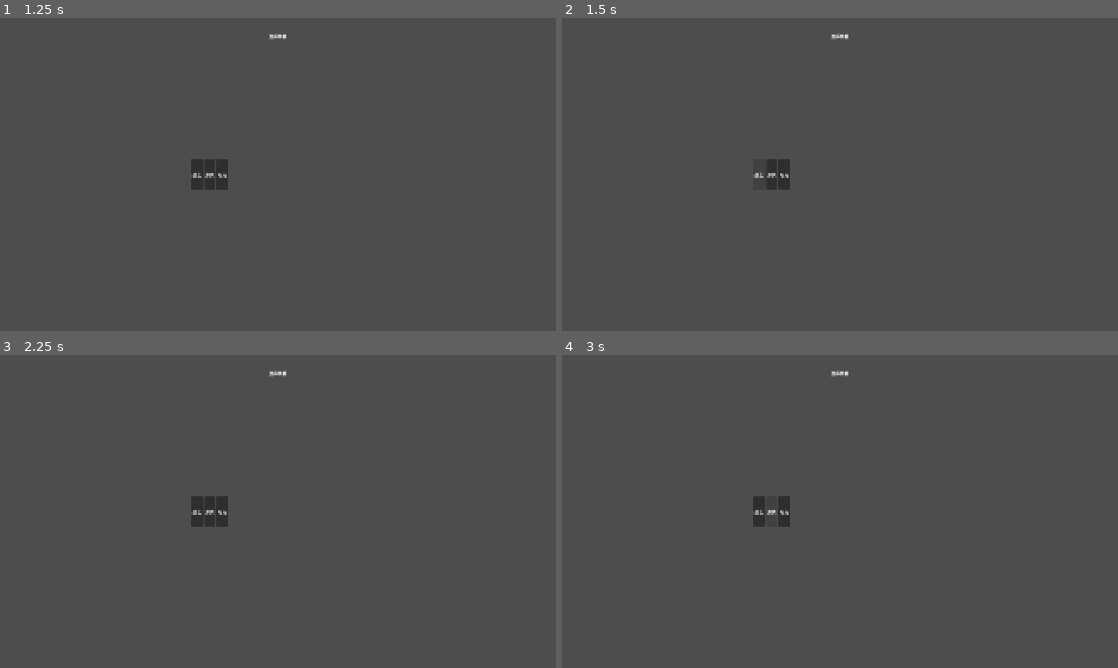
Above: before the commit, frames 1-4 (two rows, left to right).
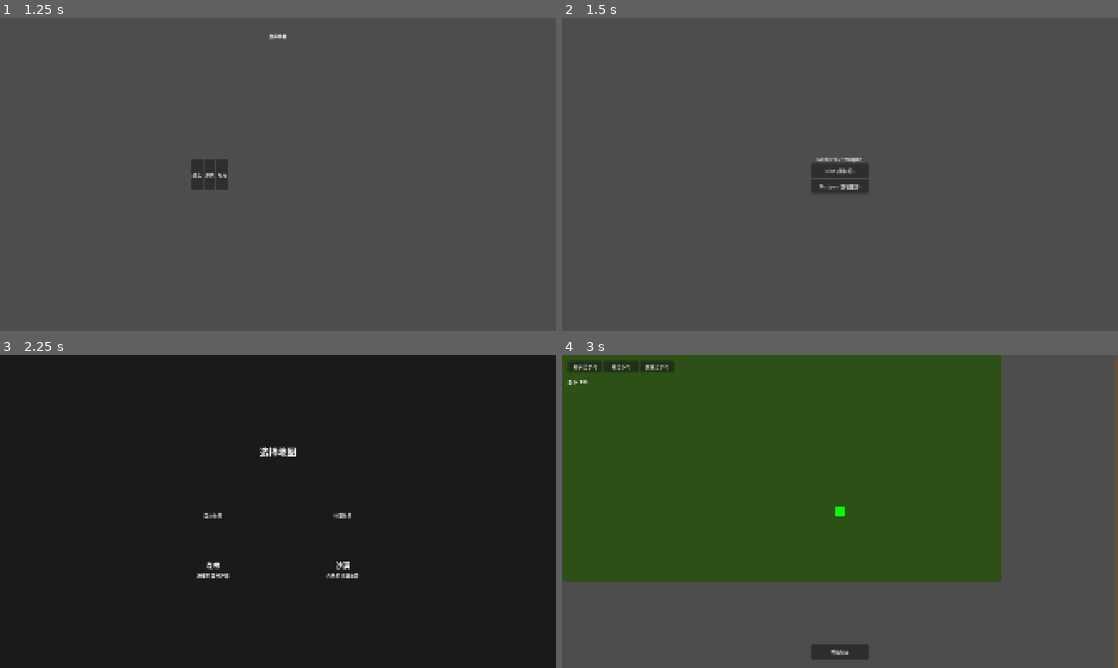
Above: after the commit, the same moments.

Repository: felang/utoland
Game: Godot game, scene res://scenes/ui/start_menu.tscn
The game is run twice, just before and just after one commit, with the same random seed, the same clock (stepped at 60 frames per second) and the same inputs.
Inputs (mouse positions are in pixels of both pictures, inside the frame that each line leads up to):
- Up to frame 1 (1.25 s): click "Start Game" at 0.5 s
- Up to frame 2 (1.5 s): click "战士" at 1.25 s
- Up to frame 3 (2.25 s): click (278, 508) at 2 s, where only the run after the commit has a clickable "Rifle (速射枪)"
- Up to frame 4 (3 s): click (773, 514) at 2.75 s, where only the run after the commit has a clickable "森林地图"

Frame 1 is identical in both runs. In frame 2, 1.3% of the frame differs, in the area x 34-56%, y 5-56%; in frame 3, 99%, in the area x 0-100%, y 0-100%; in frame 4, 58%.

Commit message:
refactor: update scene script paths to new directory structure

Diff:
--- a/scenes/bullet.tscn
+++ b/scenes/bullet.tscn
@@ -1,6 +1,6 @@
 [gd_scene format=3 uid="uid://bitymgo1g1o26"]
 
-[ext_resource type="Script" uid="uid://bjbwijr1iu4l4" path="res://scripts/bullet.gd" id="1_mkf8s"]
+[ext_resource type="Script" uid="uid://bjbwijr1iu4l4" path="res://scripts/entities/bullet.gd" id="1_mkf8s"]
 
 [sub_resource type="RectangleShape2D" id="RectangleShape2D_h1aey"]
 size = Vector2(8, 8)
--- a/scenes/character_selection.tscn
+++ b/scenes/character_selection.tscn
@@ -1,6 +1,6 @@
 [gd_scene load_steps=2 format=3]
 
-[ext_resource type="Script" path="res://scripts/character_selection.gd" id="1_xxxxx"]
+[ext_resource type="Script" path="res://scripts/ui/character_selection.gd" id="1_xxxxx"]
 
 [node name="root" type="Control" unique_id=282648690]
 script = ExtResource("1_xxxxx")
--- a/scenes/coin.tscn
+++ b/scenes/coin.tscn
@@ -1,6 +1,6 @@
 [gd_scene format=3 uid="uid://c4dhgfb6qie02"]
 
-[ext_resource type="Script" uid="uid://kxsdry28caou" path="res://scripts/coin.gd" id="1_rwqht"]
+[ext_resource type="Script" uid="uid://kxsdry28caou" path="res://scripts/entities/coin.gd" id="1_rwqht"]
 
 [sub_resource type="CircleShape2D" id="CircleShape2D_rwqht"]
 radius = 8.0
--- a/scenes/enemies/enemy_fast.tscn
+++ b/scenes/enemies/enemy_fast.tscn
@@ -1,6 +1,6 @@
 [gd_scene format=3 uid="uid://bxlj77kpxroab"]
 
-[ext_resource type="Script" uid="uid://b1ohisgqjft26" path="res://scripts/enemy.gd" id="1_onop2"]
+[ext_resource type="Script" uid="uid://b1ohisgqjft26" path="res://scripts/entities/enemy.gd" id="1_onop2"]
 
 [sub_resource type="RectangleShape2D" id="RectangleShape2D_t5l71"]
 size = Vector2(32, 32)
--- a/scenes/enemies/enemy_normal.tscn
+++ b/scenes/enemies/enemy_normal.tscn
@@ -1,6 +1,6 @@
 [gd_scene format=3 uid="uid://5iglv6nvabcq"]
 
-[ext_resource type="Script" uid="uid://b1ohisgqjft26" path="res://scripts/enemy.gd" id="1_onop2"]
+[ext_resource type="Script" uid="uid://b1ohisgqjft26" path="res://scripts/entities/enemy.gd" id="1_onop2"]
 
 [sub_resource type="RectangleShape2D" id="RectangleShape2D_t5l71"]
 size = Vector2(32, 32)
--- a/scenes/enemies/enemy_tank.tscn
+++ b/scenes/enemies/enemy_tank.tscn
@@ -1,6 +1,6 @@
 [gd_scene format=3 uid="uid://c1natg0slsxfx"]
 
-[ext_resource type="Script" uid="uid://b1ohisgqjft26" path="res://scripts/enemy.gd" id="1_onop2"]
+[ext_resource type="Script" uid="uid://b1ohisgqjft26" path="res://scripts/entities/enemy.gd" id="1_onop2"]
 
 [sub_resource type="RectangleShape2D" id="RectangleShape2D_t5l71"]
 size = Vector2(48, 48)
--- a/scenes/main.tscn
+++ b/scenes/main.tscn
@@ -1,10 +1,10 @@
 [gd_scene format=3 uid="uid://8ybblxtktrdo"]
 
-[ext_resource type="Script" path="res://scripts/main.gd" id="1_main"]
+[ext_resource type="Script" path="res://scripts/ui/main.gd" id="1_main"]
 [ext_resource type="PackedScene" uid="uid://c45jgyl4kxvbv" path="res://scenes/player.tscn" id="1_0wfyh"]
-[ext_resource type="Script" uid="uid://b0j68ldejylty" path="res://scripts/enemy_spawner.gd" id="2_0wfyh"]
+[ext_resource type="Script" uid="uid://b0j68ldejylty" path="res://scripts/systems/enemy_spawner.gd" id="2_0wfyh"]
 [ext_resource type="PackedScene" uid="uid://cw1ribon6hcfu" path="res://scenes/ui/hud.tscn" id="4_tbgi4"]
-[ext_resource type="Script" uid="uid://spn074bn5fw7" path="res://scripts/wave_manager.gd" id="6_tefeu"]
+[ext_resource type="Script" uid="uid://spn074bn5fw7" path="res://scripts/systems/wave_manager.gd" id="6_tefeu"]
 [ext_resource type="PackedScene" uid="uid://5u5tndodgthf" path="res://scenes/map_boundary.tscn" id="7_o6xl0"]
 
 [node name="Main" type="Node2D" unique_id=1198174103]
--- a/scenes/placement.tscn
+++ b/scenes/placement.tscn
@@ -1,7 +1,7 @@
 [gd_scene format=3 uid="uid://bp4t00cgojrun"]
 
 [ext_resource type="PackedScene" uid="uid://c45jgyl4kxvbv" path="res://scenes/player.tscn" id="1_8iydn"]
-[ext_resource type="Script" uid="uid://c4msbgxwl6v8l" path="res://scripts/placement.gd" id="1_faaep"]
+[ext_resource type="Script" uid="uid://c4msbgxwl6v8l" path="res://scripts/ui/placement.gd" id="1_faaep"]
 [ext_resource type="Script" uid="uid://bmd64dp53aq51" path="res://scripts/player.gd" id="2_faaep"]
 [ext_resource type="PackedScene" uid="uid://5u5tndodgthf" path="res://scenes/map_boundary.tscn" id="3_rftas"]
 
--- a/scenes/player.tscn
+++ b/scenes/player.tscn
@@ -1,6 +1,6 @@
 [gd_scene format=3 uid="uid://c45jgyl4kxvbv"]
 
-[ext_resource type="Script" uid="uid://bmd64dp53aq51" path="res://scripts/player.gd" id="1_3vyb7"]
+[ext_resource type="Script" uid="uid://bmd64dp53aq51" path="res://scripts/entities/player.gd" id="1_3vyb7"]
 
 [sub_resource type="RectangleShape2D" id="RectangleShape2D_3vyb7"]
 size = Vector2(32, 32)
--- a/scenes/towers/tower_shooter.tscn
+++ b/scenes/towers/tower_shooter.tscn
@@ -1,6 +1,6 @@
 [gd_scene format=3 uid="uid://r200n4ikcpv2"]
 
-[ext_resource type="Script" uid="uid://ckwxfmslcyshb" path="res://scripts/tower_shooter.gd" id="1_15q5k"]
+[ext_resource type="Script" uid="uid://ckwxfmslcyshb" path="res://scripts/entities/towers/tower_shooter.gd" id="1_15q5k"]
 
 [sub_resource type="RectangleShape2D" id="RectangleShape2D_dgv38"]
 size = Vector2(32, 32)
--- a/scenes/towers/tower_slow.tscn
+++ b/scenes/towers/tower_slow.tscn
@@ -1,6 +1,6 @@
 [gd_scene format=3 uid="uid://ucsglghc6mnm"]
 
-[ext_resource type="Script" uid="uid://numv2t5y702l" path="res://scripts/tower_slow.gd" id="1_scoor"]
+[ext_resource type="Script" uid="uid://numv2t5y702l" path="res://scripts/entities/towers/tower_slow.gd" id="1_scoor"]
 
 [sub_resource type="RectangleShape2D" id="RectangleShape2D_3hf2r"]
 size = Vector2(32, 32)
--- a/scenes/towers/tower_wall.tscn
+++ b/scenes/towers/tower_wall.tscn
@@ -1,6 +1,6 @@
 [gd_scene format=3 uid="uid://b5760tlktfkgu"]
 
-[ext_resource type="Script" uid="uid://c787bqtynkfr0" path="res://scripts/tower.gd" id="1_yelwl"]
+[ext_resource type="Script" uid="uid://c787bqtynkfr0" path="res://scripts/entities/towers/tower.gd" id="1_yelwl"]
 
 [sub_resource type="RectangleShape2D" id="RectangleShape2D_7nxki"]
 size = Vector2(48, 48)
--- a/scenes/ui/hud.tscn
+++ b/scenes/ui/hud.tscn
@@ -1,6 +1,6 @@
 [gd_scene format=3 uid="uid://cw1ribon6hcfu"]
 
-[ext_resource type="Script" uid="uid://b5nyvbx3m1il2" path="res://scripts/hud.gd" id="1_0mwgc"]
+[ext_resource type="Script" uid="uid://b5nyvbx3m1il2" path="res://scripts/ui/hud.gd" id="1_0mwgc"]
 
 [node name="HUD" type="CanvasLayer" unique_id=1731831904]
 script = ExtResource("1_0mwgc")
--- a/scenes/ui/map_select.tscn
+++ b/scenes/ui/map_select.tscn
@@ -1,6 +1,6 @@
 [gd_scene format=3 uid="uid://c8y7m5n3p4q2r"]
 
-[ext_resource type="Script" path="res://scripts/map_select.gd" id="1_a1b2c"]
+[ext_resource type="Script" path="res://scripts/ui/map_select.gd" id="1_a1b2c"]
 
 [node name="MapSelect" type="Control"]
 script = ExtResource("1_a1b2c")
--- a/scenes/ui/result.tscn
+++ b/scenes/ui/result.tscn
@@ -1,6 +1,6 @@
 [gd_scene format=3 uid="uid://dwjvqvl0x3dp1"]
 
-[ext_resource type="Script" path="res://scripts/result.gd" id="1_3dhtb"]
+[ext_resource type="Script" path="res://scripts/ui/result.gd" id="1_3dhtb"]
 
 [sub_resource type="LabelSettings" id="LabelSettings_pa8dr"]
 
--- a/scenes/ui/shop.tscn
+++ b/scenes/ui/shop.tscn
@@ -1,6 +1,6 @@
 [gd_scene format=3 uid="uid://badm1qbdi0sgo"]
 
-[ext_resource type="Script" uid="uid://dr5y1xiwiu5vi" path="res://scripts/shop_manager.gd" id="1_ahsc1"]
+[ext_resource type="Script" uid="uid://dr5y1xiwiu5vi" path="res://scripts/systems/shop_manager.gd" id="1_ahsc1"]
 
 [node name="Shop" type="Control" unique_id=2024845298]
 layout_mode = 3
--- a/scenes/ui/start_menu.tscn
+++ b/scenes/ui/start_menu.tscn
@@ -1,6 +1,6 @@
 [gd_scene format=3 uid="uid://24phowe362yu"]
 
-[ext_resource type="Script" uid="uid://crqwnrcfh4ggx" path="res://scripts/start_menu.gd" id="1_irhji"]
+[ext_resource type="Script" uid="uid://crqwnrcfh4ggx" path="res://scripts/ui/start_menu.gd" id="1_irhji"]
 
 [node name="StartMenu" type="Control" unique_id=126935014]
 layout_mode = 3
--- a/scenes/ui/weapon_select.tscn
+++ b/scenes/ui/weapon_select.tscn
@@ -1,6 +1,6 @@
 [gd_scene format=3 uid="uid://b1t3kht6tjtgi"]
 
-[ext_resource type="Script" uid="uid://d3om02tgj5wxf" path="res://scripts/weapon_select.gd" id="1_6yodv"]
+[ext_resource type="Script" uid="uid://d3om02tgj5wxf" path="res://scripts/ui/weapon_select.gd" id="1_6yodv"]
 
 [node name="WeaponSelect" type="Control" unique_id=1303348726]
 layout_mode = 3
